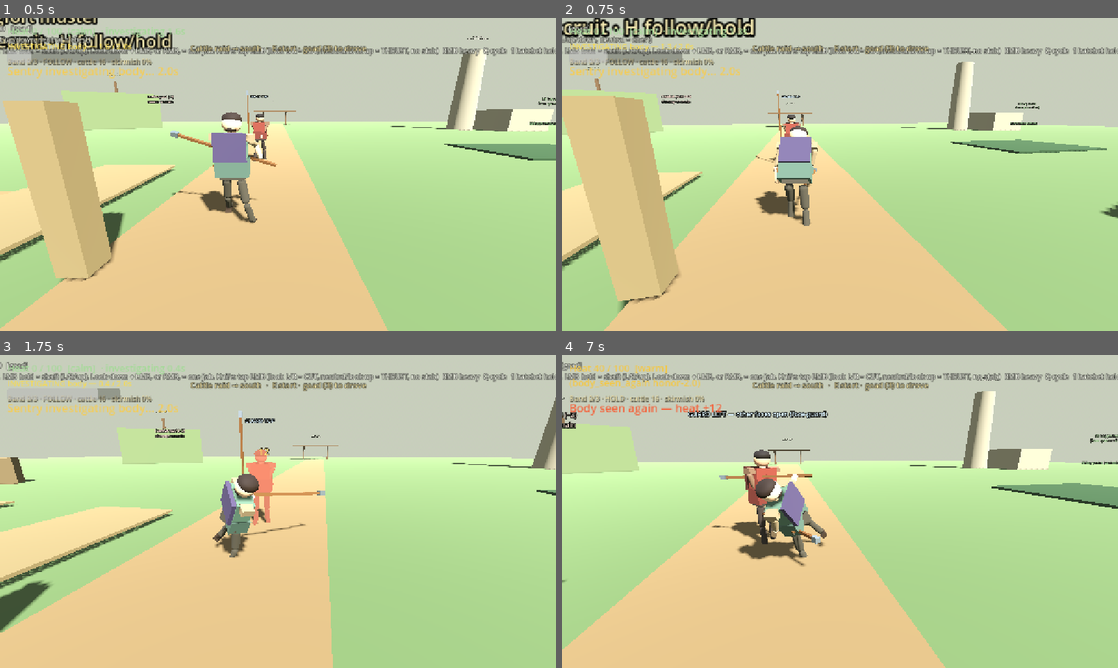
Above: before the commit, frames 1-4 (two rows, left to right).
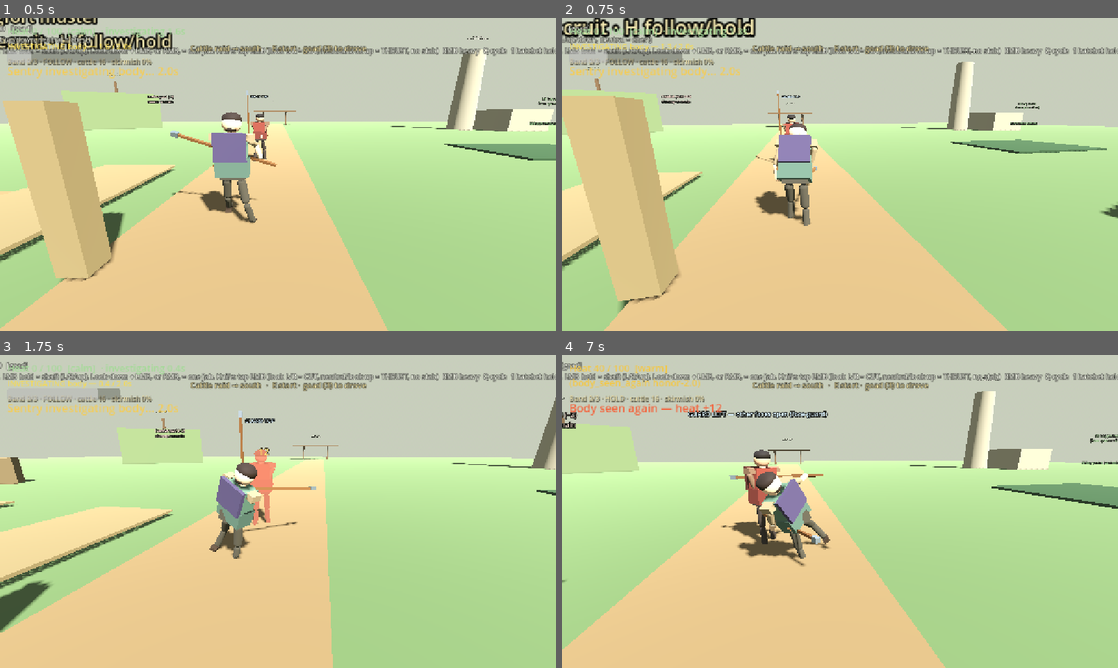
Above: after the commit, the same moments.

Repository: fortins4/devPlayground
Game: Godot game, scene res://scenes/main/main.tscn
The game is run twice, just before and just after one commit, with the same random seed, the same clock (stepped at 60 frames per second) and the same inputs.
Inputs (mouse positions are in pixels of both pictures, inside the frame that each line leads up to):
- Up to frame 1 (0.5 s): no input
- Up to frame 2 (0.75 s): tap Enter at 0.5 s; move the mouse to (867, 174) at 0.52 s; hold W (move_forward) from 0.53 s (still down); hold Right mouse button (attack_heavy) from 0.53 s (still down); click (867, 174) at 0.67 s
- Up to frame 3 (1.75 s): keep holding W (move_forward); tap Space (jump) at 0.77, 1.52 s; move the mouse to (250, 511) at 1.27 s; release Right mouse button (attack_heavy) at 1.28 s; click (250, 511) at 1.35 s
- Up to frame 4 (7 s): move the mouse to (851, 505) at 2.02 s; hold H (band_toggle) 2.03-2.78 s; click (851, 505) at 2.17 s; move the mouse to (834, 517) at 2.77 s; tap Ctrl (crouch) at 2.85 s; click (834, 517) at 2.92 s; tap Space (jump) at 3.02, 3.77, 4.52, 6.02, 6.77 s; move the mouse to (878, 514) at 3.52 s; hold Q (cycle_weapon) 3.53-4.28 s; click (878, 514) at 3.67 s; move the mouse to (795, 508) at 4.27 s; tap E (interact) at 4.35 s; click (795, 508) at 4.42 s; move the mouse to (845, 511) at 5.02 s; hold Shift (sprint) 5.03-5.78 s; click (845, 511) at 5.17 s; move the mouse to (817, 505) at 5.77 s; release W (move_forward) at 5.78 s; hold D (move_right) 5.78-6.53 s; tap 3 (weapon_goad) at 5.85 s; click (817, 505) at 5.92 s; move the mouse to (867, 511) at 6.52 s; hold W (move_forward) from 6.53 s (still down); hold 1 (weapon_hatchet) from 6.53 s (still down); click (867, 511) at 6.67 s

Frame 1 is identical in both runs. In frame 2, 0.3% of the frame differs, in the area x 34-46%, y 33-67%; in frame 3, 1.7%, in the area x 37-59%, y 34-66%; in frame 4, 1.3%.

Commit message:
feat(combat): ease the goad settle waist fold
The 0.22s return was jackknifing the torso halfway back to idle. Bring the spine and legs home ahead of the arms so he only leans, both soles stay down, and the shaft still clears the back of the head.

Diff:
--- a/systems/combat/tool_strike_poses.gd
+++ b/systems/combat/tool_strike_poses.gd
@@ -134,17 +134,26 @@
 ## Ease from a goad follow-through back to idle.
 ## The short quaternion arc swings the shaft across the back of the head.
 ## A mid-blend bulge holds the grip out to the swing side and forward.
+## The spine and legs ease back ahead of that arc so the waist does not
+## jackknife and both soles are down at the halfway frame.
 ## Weight is zero at both ends, so the follow pose and the idle pose stay put.
 ## t is 0 at follow, 1 at idle. The 0.22s duration is the caller's.
 static func tool_goad_settle_pose(from_pose: Dictionary, to_pose: Dictionary, t: float) -> Dictionary:
 	var pose := {}
+	# Spine and legs return ahead of the arms. A straight slerp of the
+	# follow-through jackknifes the waist at the halfway frame and leaves
+	# a foot up. Ends stay the follow pose and the ready pose.
+	var body_t := pow(clampf(t, 0.0, 1.0), 0.42)
 	for k in to_pose.keys():
+		var u := t
+		if String(k) in ["root_drop", "hips", "torso", "head", "left_thigh", "left_shin", "right_thigh", "right_shin"]:
+			u = body_t
 		if String(k) == "root_drop":
-			pose[k] = lerpf(float(from_pose.get(k, 0.0)), float(to_pose[k]), t)
+			pose[k] = lerpf(float(from_pose.get(k, 0.0)), float(to_pose[k]), u)
 			continue
 		var a: Vector3 = from_pose.get(k, Vector3.ZERO)
 		var b: Vector3 = to_pose[k]
-		pose[k] = Quaternion.from_euler(a).slerp(Quaternion.from_euler(b), t).get_euler()
+		pose[k] = Quaternion.from_euler(a).slerp(Quaternion.from_euler(b), u).get_euler()
 	var gate := sin(clampf(t, 0.0, 1.0) * PI)
 	if gate < 0.001 or not pose.has("right_arm") or not pose.has("weapon"):
 		return pose
--- /dev/null
+++ b/tools/capture_goad_settle_fold_screenshots.gd
@@ -0,0 +1,106 @@
+extends SceneTree
+## Halfway through the 0.22s goad settle, then idle. xvfb + x11/opengl3.
+## Do not run bare --headless (SubViewport stays blank).
+
+const ToolStrikePoses := preload("res://systems/combat/tool_strike_poses.gd")
+const _Loco := preload("res://scripts/characters/shared/kerne_locomotion.gd")
+
+
+func _initialize() -> void:
+	_run()
+
+
+func _run() -> void:
+	var out_dir := "/workspace/riocht-builds/screenshots/goad-settle-fold"
+	DirAccess.make_dir_recursive_absolute(out_dir)
+	var vp := SubViewport.new()
+	vp.size = Vector2i(1280, 720)
+	vp.render_target_update_mode = SubViewport.UPDATE_ALWAYS
+	vp.transparent_bg = false
+	root.add_child(vp)
+	var world := Node3D.new()
+	vp.add_child(world)
+	var envn := WorldEnvironment.new()
+	var environment := Environment.new()
+	environment.background_mode = Environment.BG_COLOR
+	environment.background_color = Color(0.45, 0.55, 0.62)
+	environment.ambient_light_source = Environment.AMBIENT_SOURCE_COLOR
+	environment.ambient_light_color = Color(0.93, 0.93, 0.96)
+	environment.ambient_light_energy = 1.15
+	envn.environment = environment
+	world.add_child(envn)
+	var light := DirectionalLight3D.new()
+	light.light_energy = 1.35
+	light.rotation_degrees = Vector3(-48.0, 36.0, 0.0)
+	world.add_child(light)
+	var fill := DirectionalLight3D.new()
+	fill.light_energy = 0.45
+	fill.rotation_degrees = Vector3(-18.0, -120.0, 0.0)
+	world.add_child(fill)
+	var ground := MeshInstance3D.new()
+	var plane := PlaneMesh.new()
+	plane.size = Vector2(24, 24)
+	ground.mesh = plane
+	var gmat := StandardMaterial3D.new()
+	gmat.albedo_color = Color(0.28, 0.36, 0.24)
+	ground.material_override = gmat
+	world.add_child(ground)
+	var player := (load("res://scenes/characters/player/player.tscn") as PackedScene).instantiate() as CharacterBody3D
+	world.add_child(player)
+	player.global_position = Vector3.ZERO
+	player.set_physics_process(false)
+	player.set_process(false)
+	player.process_mode = Node.PROCESS_MODE_DISABLED
+	var pcam := player.get_node_or_null("CameraPivot/Camera3D") as Camera3D
+	if pcam:
+		pcam.current = false
+	var cam := Camera3D.new()
+	cam.fov = 32.0
+	world.add_child(cam)
+	cam.current = true
+	var hud := CanvasLayer.new()
+	vp.add_child(hud)
+	var panel := ColorRect.new()
+	panel.color = Color(0.08, 0.09, 0.1, 0.78)
+	panel.position = Vector2(24, 16)
+	panel.size = Vector2(1180, 56)
+	hud.add_child(panel)
+	var label := Label.new()
+	label.position = Vector2(36, 26)
+	label.add_theme_font_size_override("font_size", 24)
+	label.add_theme_color_override("font_color", Color(1, 0.95, 0.72))
+	hud.add_child(label)
+	for _i in 6:
+		await process_frame
+	var _reg := _Loco
+	var loco := player.get_node("KerneLocomotion") as KerneLocomotion
+	var combat := player.get_node("CombatSystem") as CombatSystem
+	combat.process_mode = Node.PROCESS_MODE_DISABLED
+	if loco.joints.is_empty():
+		loco.rebuild()
+	combat.set_weapon(CombatSystem.Weapon.GOAD)
+	var idle: Dictionary = ToolStrikePoses.tool_idle_pose(CombatSystem.Weapon.GOAD)
+	# Mouse-left follow. Player's left is local -X; on this front camera that tip is viewer-right.
+	var follow: Dictionary = ToolStrikePoses.tool_aim_phase_pose(CombatSystem.Weapon.GOAD, -1.0, 0.0, &"follow")
+	var shots := [
+		{"file": "settle-mid", "t": 0.5, "eye": Vector3(0.15, 1.42, -2.65), "label": "HALFWAY  0.22s settle  lean not a jackknife"},
+		{"file": "settle-idle", "t": 1.0, "eye": Vector3(2.55, 1.40, 0.12), "label": "IDLE after the blend"},
+	]
+	for shot in shots:
+		var pose: Dictionary = ToolStrikePoses.tool_goad_settle_pose(follow, idle, float(shot["t"]))
+		player._hurt_reacting = false
+		player._apply_tool_pose(pose)
+		loco.tick(0.016, 0.0, false, false, true, Vector3.ZERO)
+		player._apply_tool_pose(pose)
+		player._sync_weapon_to_hand()
+		var eye: Vector3 = shot["eye"]
+		cam.look_at_from_position(eye, Vector3(0.0, 1.30, 0.0), Vector3.UP)
+		label.text = String(shot["label"])
+		for _i in 3:
+			await process_frame
+		var img: Image = vp.get_texture().get_image()
+		var path := "%s/%s.png" % [out_dir, String(shot["file"])]
+		var err := img.save_png(path)
+		print("WROTE ", path, " err=", err, " bytes=", FileAccess.get_file_as_bytes(path).size())
+	print("CAPTURE_DONE")
+	quit(0)
